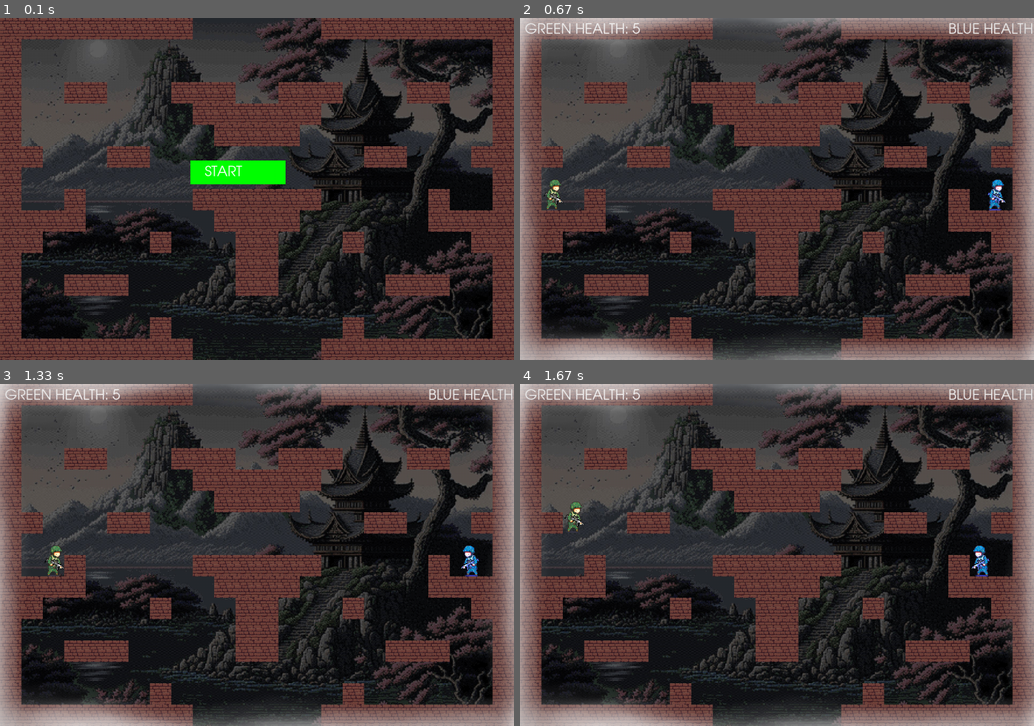
Above: before the commit, frames 1-4 (two rows, left to right).
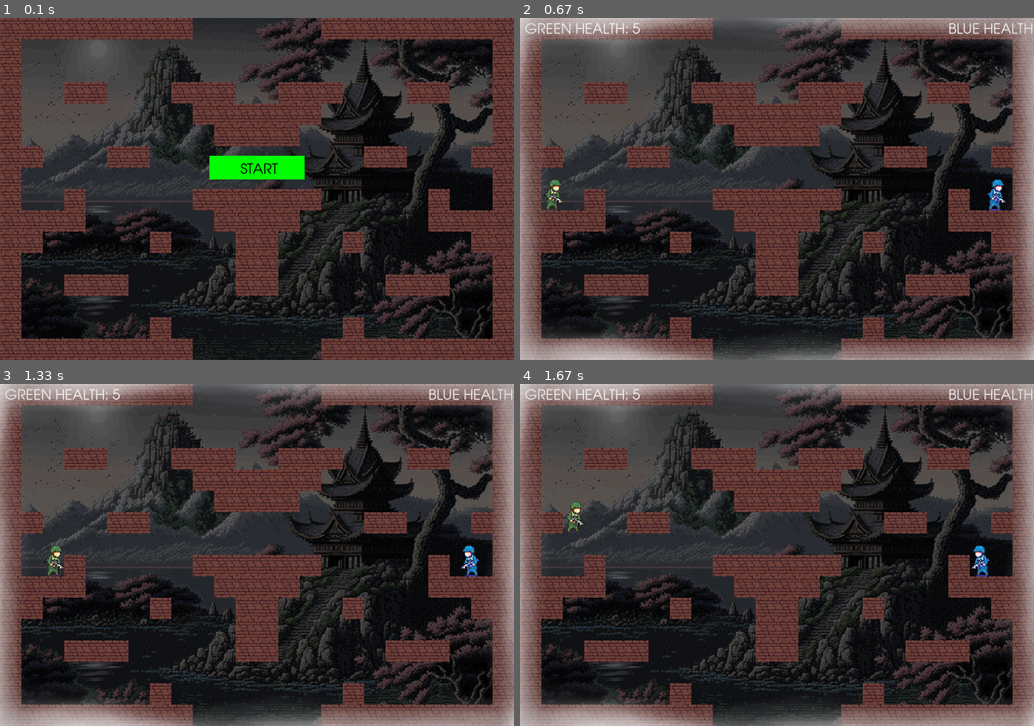
Above: after the commit, the same moments.

Repository: RoboGuy8/Game
Game: pygame game, started from Pygame.py
Two runs of this game, one before a commit and one after it. Both use one fixed random seed, a clock stepped at 60 frames per second and the inputs below.
Inputs:
- Up to frame 1 (0.1 s): no input
- Up to frame 2 (0.67 s): click "START" at 0.38 s
- Up to frame 3 (1.33 s): tap Enter at 0.67 s; hold D from 1 s (still down); tap J at 1.07 s
- Up to frame 4 (1.67 s): tap J at 1.37, 1.57 s; release D at 1.47 s; hold W from 1.5 s (still down)

The runs differ from the first frame. In frame 1, 1.2% of the frame differs, in the area x 37-60%, y 40-49%; in frame 2, nothing differs; in frame 3, nothing differs; in frame 4, nothing differs.

Commit message:
Update 0.3 (alpha)

Diff:
--- a/Pygame.py
+++ b/Pygame.py
@@ -199,9 +199,9 @@
     world.draw()
 
     if game_started == False:
-        start_button = pygame.Rect(400, 300, 200, 50)
+        start_button = pygame.Rect(440, 290, 200, 50)
         pygame.draw.rect(screen, (0, 255, 0), start_button)
-        draw_text('START', font, (255, 255, 255), 430, 310)
+        draw_text('START', font, (0, 0, 0), 505, 305)
 
     #Controlls and drawing(8)
     for event in pygame.event.get():
@@ -272,6 +272,9 @@
                 player_1.shoot_cooldown -= 1
         if player_1.alive == False:
             player_1.image = player_1.death_image
+            end_txt = pygame.Rect(440, 290, 200, 50)
+            pygame.draw.rect(screen, (0, 100, 255), end_txt)
+            draw_text('PLAYER 2 WON', font, (0, 0, 0), 460, 305)
 
         if player_2.alive:
             if player_2.shoot:
@@ -284,6 +287,10 @@
                 player_2.shoot_cooldown -= 1
         if player_2.alive == False:
             player_2.image = player_2.death_image
+            end_txt = pygame.Rect(440, 290, 200, 50)
+            pygame.draw.rect(screen, (0, 255, 100), end_txt)
+            draw_text('PLAYER 1 WON', font, (0, 0, 0), 460, 305)
+
 
         player_1.check_alive()
         player_2.check_alive()
